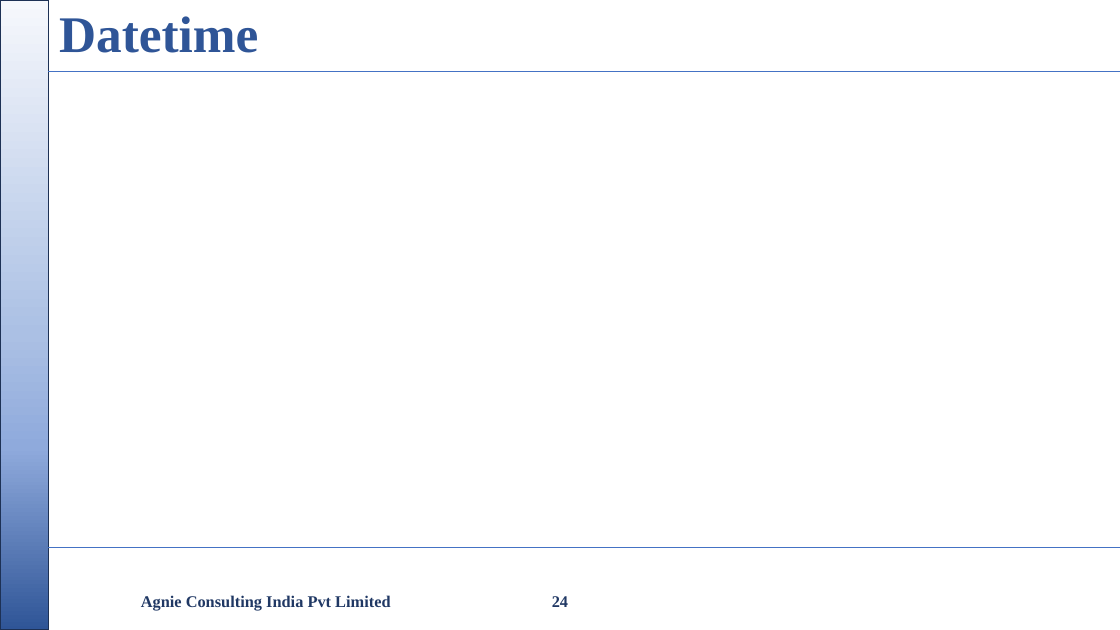
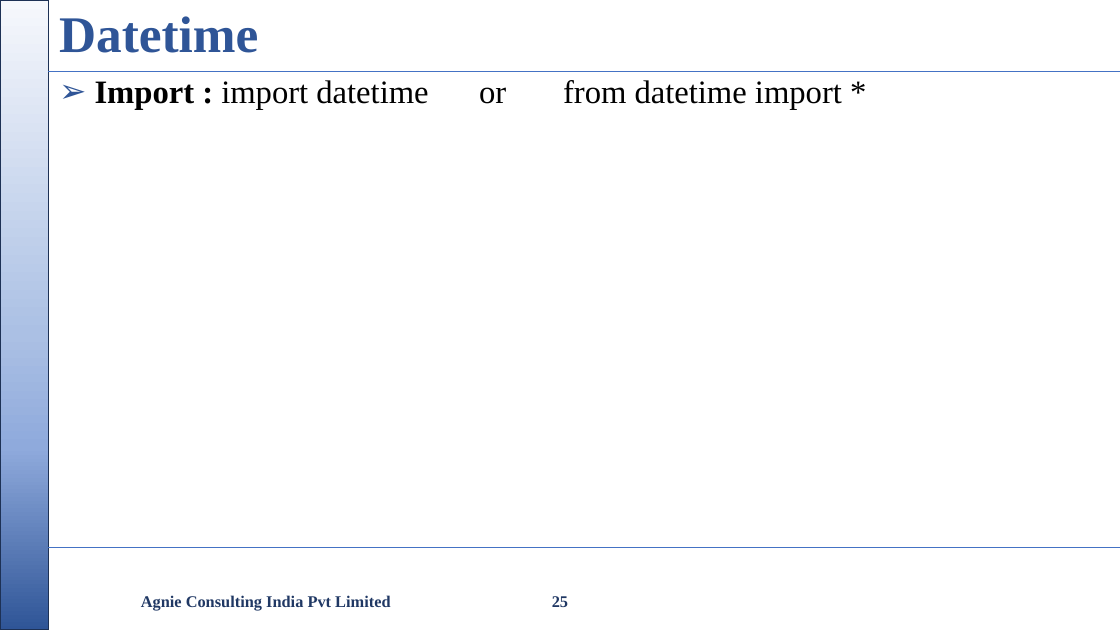
Before and after one commit to nikishdaniel1-del/Python-Cls, a slide deck: slide 25 of python class/Python Class.pptx (slide 24 before the commit). Drawn at 1120x630 pixels with LibreOffice and Linux fonts; fonts in the diff are those of the drawing; background and template pictures are left out. Boxes give left, top, right and bottom in pixels: in the first picture for what was removed or moved away, otherwise in the second. Text is boxed around its words. In the diff, an @@ line names an element or a change of style, - is before the commit and + after.

```diff
--- a/python class/Python Class.pptx
+++ b/python class/Python Class.pptx
@@ text added at bbox=[95, 80, 842, 110], 28 pt, text #000000 @@
+➢ Import : import datetime or from datetime import *
@@ page number at bbox=[552, 596, 568, 607]: text changed @@
-24
+25
```
Also in this commit, not shown: 5 other slides changed, 2 slides added, 4 other files.
